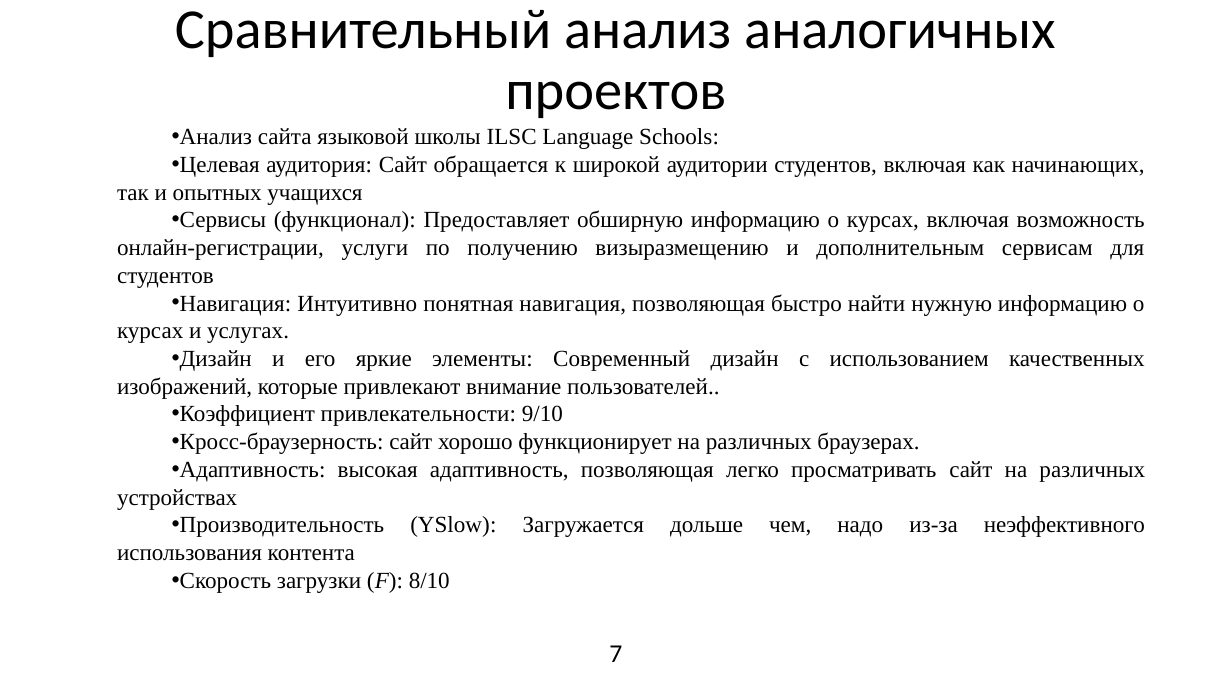
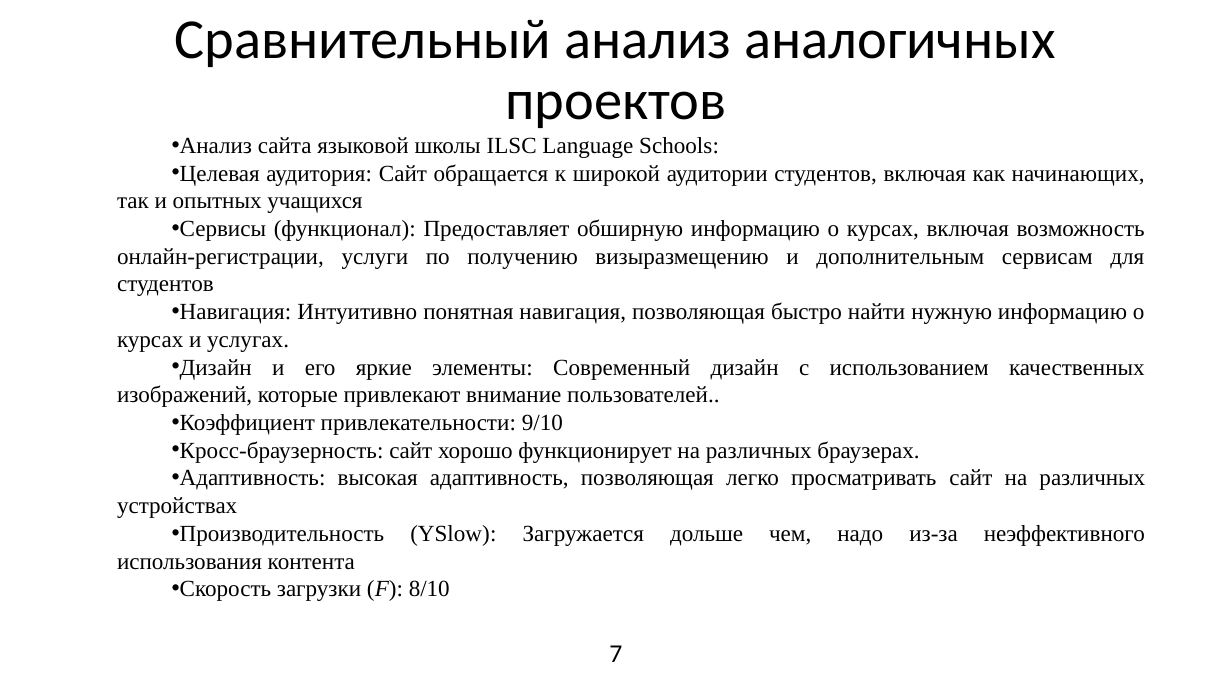
Before and after one commit to DiasEslyamov/github.io, a slide deck: slide 7 of Презентация для экзамена.pptx. Drawn at 1232x693 pixels with LibreOffice and Linux fonts; fonts in the diff are those of the drawing. Boxes give left, top, right and bottom in pixels: in the first picture for what was removed or moved away, otherwise in the second. Text is boxed around its words. In the diff, an @@ line names an element or a change of style, - is before the commit and + after.

```diff
--- a/Презентация для экзамена.pptx
+++ b/Презентация для экзамена.pptx
@@ title "Сравнительный анализ аналогичных проектов": place and size @@
-title "Сравнительный анализ аналогичных проектов" at (175, 10, 1055, 118)
+title "Сравнительный анализ аналогичных проектов" at (175, 20, 1055, 128)
@@ text "Анализ сайта языковой школы ILSC ...": place and size @@
-text "Анализ сайта языковой школы ILSC ..." at (117, 128, 1145, 593)
+text "Анализ сайта языковой школы ILSC ..." at (117, 137, 1145, 601)
```
Also in this commit, not shown: 3 other slides changed, 5 slides added, 1 slide removed.
